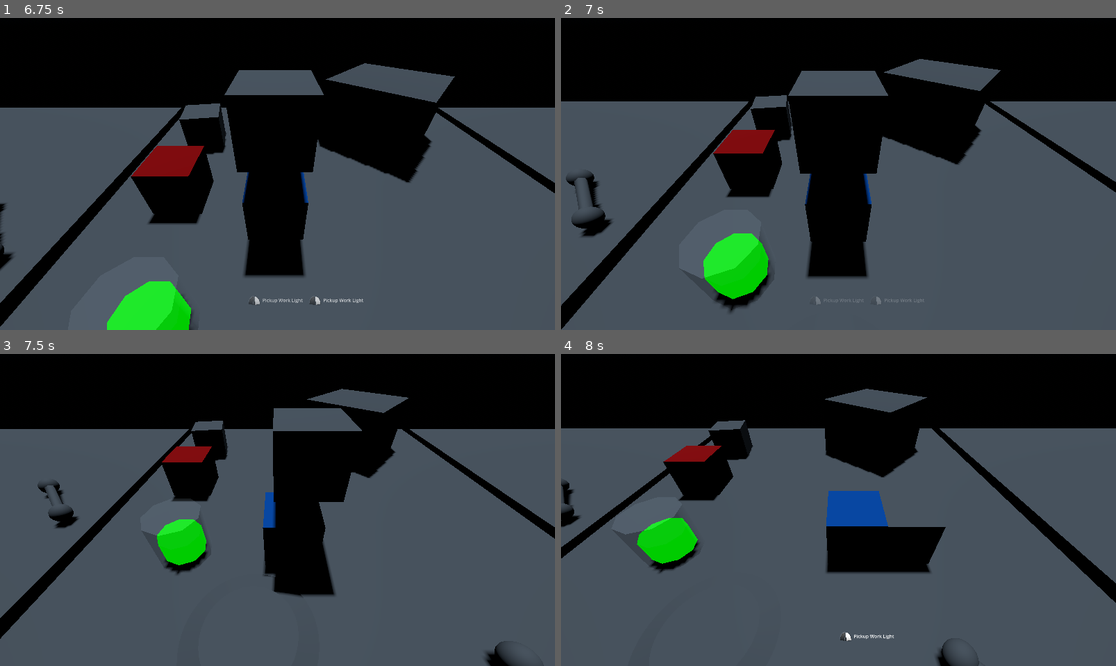
Above: before the commit, frames 1-4 (two rows, left to right).
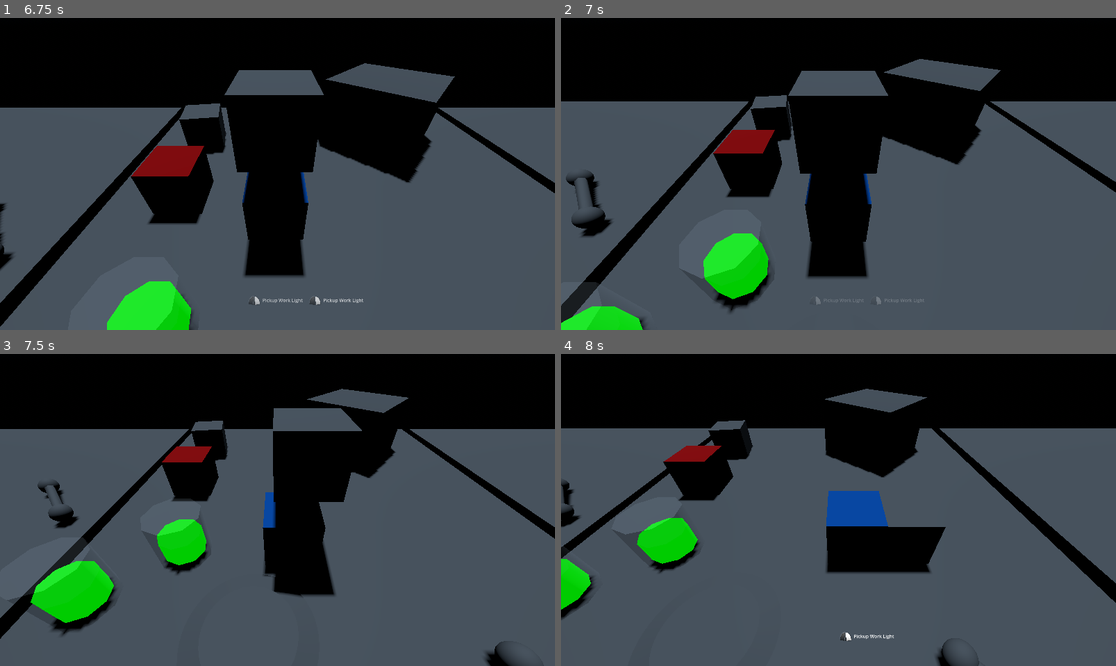
Above: after the commit, the same moments.

Repository: joshandersn/power
Game: Godot game, scene res://Scenes/main.tscn
The game is run twice, just before and just after one commit, with the same random seed, the same clock (stepped at 60 frames per second) and the same inputs.
Inputs (mouse positions are in pixels of both pictures, inside the frame that each line leads up to):
- Up to frame 1 (6.75 s): click "Play" at 0.5 s; click "Play" at 1.25 s; tap Enter (ui_accept) at 2, 2.27, 3.02, 4.52, 5.27, 6.02 s; move the mouse to (399, 158) at 2.02 s; hold D (move_right) 2.03-2.78 s; right-click (399, 158) at 2.1 s; move the mouse to (166, 189) at 2.77 s; hold S (move_down) 2.78-3.53 s; right-click (166, 189) at 2.85 s; move the mouse to (333, 105) at 3.52 s; hold D (move_right) 3.53-4.28 s; right-click (333, 105) at 3.6 s; move the mouse to (249, 236) at 4.27 s; hold W (move_up) 4.28-5.03 s; right-click (249, 236) at 4.35 s; move the mouse to (444, 220) at 5.02 s; hold A (move_left) 5.03-6.53 s; right-click (444, 220) at 5.1 s; move the mouse to (111, 127) at 5.77 s; right-click (111, 127) at 5.85 s; move the mouse to (305, 174) at 6.52 s; hold S (move_down) from 6.53 s (still down); right-click (305, 174) at 6.6 s
- Up to frame 2 (7 s): keep holding S (move_down)
- Up to frame 3 (7.5 s): move the mouse to (194, 432) at 7.27 s; release S (move_down) at 7.28 s; hold D (move_right) from 7.28 s (still down); right-click (194, 432) at 7.35 s
- Up to frame 4 (8 s): keep holding D (move_right); tap Enter (ui_accept) at 7.52 s

Frame 1 is identical in both runs. In frame 2, 1.3% of the frame differs, in the area x 0-16%, y 84-100%; in frame 3, 2.7%, in the area x 4-22%, y 58-91%; in frame 4, 0.8%.

Commit message:
charging items working

Diff:
--- a/Gadgets/boiler.gd
+++ b/Gadgets/boiler.gd
@@ -3,6 +3,7 @@
 var output: Node3D
 var power := 100000.0
 var power_current := 5.0
+const is_output := true
 
 
 func eject_object(object) -> void:
@@ -15,15 +16,19 @@
 func _on_body_entered(body: Node3D) -> void:
 	if output:
 		eject_object(output)
+		body.plugged_into = null
+		output.is_reciever = false
 		output = null
 	if body.item_resource.plug:
+		print("hey?")
 		output = body
-		body.freeze = true
-		body.plugged_into = self
-		body.global_position = $PlugPos.global_position
+		output.freeze = true
+		output.plugged_into = self
+		output.is_reciever = true
+		output.pass_power(power_current)
+		output.global_position = $PlugPos.global_position
 		$ServeTimer.start()
 
 func _on_serve_timer_timeout() -> void:
 	if power >= power_current:
 		output.pass_power(power_current)
-		print("sending ", power_current, " to ", output)
--- a/Gadgets/socket.gd
+++ b/Gadgets/socket.gd
@@ -19,6 +19,11 @@
 	var dir = Game.player_last_direction.normalized()
 	object.rotation.y = atan2(-dir.x, -dir.z)
 
+func receive_power(amt):
+	if inserted_item:
+		inserted_item.receive_power(amt)
+		inserted_item.update_item()
+
 func insert_item(object: Node3D) -> void:
 	if object.item_resource.plug:
 		if output_node:
@@ -30,24 +35,22 @@
 		object.freeze = true
 		can_insert = false
 		$InsertLimit.start()
+	elif object.item_resource.battery:
+		if inserted_item:
+			eject_object(inserted_item)
+			inserted_item = null
+			can_insert = true
+		else:
+			inserted_item = object
+			can_insert = false
+			$InsertLimit.start()
+			object.reparent($InsertPos)
+			object.position = Vector3.ZERO
+			object.freeze = true
+			if "refresh_item" in object:
+				object.refresh_item()
 	else:
-		if object.item_resource.battery:
-			if inserted_item:
-				eject_object(inserted_item)
-				inserted_item = null
-				can_insert = true
-
-			if inserted_item != object:
-				inserted_item = object
-				can_insert = false
-				$InsertLimit.start()
-				object.reparent($InsertPos)
-				object.position = Vector3.ZERO
-				object.freeze = true
-				if "refresh_item" in object:
-					object.refresh_item()
-		else:
-			push_warning("item not compatible with socket. Batteries only!")
+		push_warning("item not compatible with socket. Batteries only!")
 
 
 func _on_body_entered(body: Node3D) -> void:
--- a/Items/Battery.tscn
+++ b/Items/Battery.tscn
@@ -15,7 +15,8 @@
 emission_enabled = true
 emission = Color(0, 1, 0, 1)
 
-[sub_resource type="CylinderMesh" id="CylinderMesh_nlowt"]
+[sub_resource type="CylinderMesh" id="CylinderMesh_exp85"]
+resource_local_to_scene = true
 material = SubResource("StandardMaterial3D_wqhub")
 top_radius = 0.4
 bottom_radius = 0.4
@@ -34,4 +35,4 @@
 mesh = SubResource("CylinderMesh_hrdr8")
 
 [node name="juice" type="MeshInstance3D" parent="."]
-mesh = SubResource("CylinderMesh_nlowt")
+mesh = SubResource("CylinderMesh_exp85")
--- a/Items/battery.gd
+++ b/Items/battery.gd
@@ -1,12 +1,16 @@
 extends RigidBody3D
 
-@export var item_resource: res_item
+var item_resource: res_item
+const is_output := true
 
 # Called when the node enters the scene tree for the first time.
 func _ready() -> void:
 	item_resource = load("res://Items/Battery.tres").duplicate()
 	update_item()
 
+func receive_power(amt: int) -> void:
+	item_resource.power += amt
+
 func update_item() -> void:
 	var new_height = (item_resource.power / 100)
 	var scaled_value = new_height * 0.9
--- a/Items/plug_head.gd
+++ b/Items/plug_head.gd
@@ -3,14 +3,26 @@
 @export var item_resource: res_item
 @export var other_plug: Node3D
 @export var plugged_into: Node3D
+@export var is_reciever: bool
+var connected_to_power: bool
 
 func _ready() -> void:
 	item_resource = load("res://Items/PlugHead.tres").duplicate()
 
+func connection_established():
+	pass
+	#if plugged_into and plugged_into.is_output:
+		#other_plug.plugged_into.recieve_power()
+		#print(plugged_into.is_output)
+	#if other_plug.plugged_into:
+		#print(other_plug.plugged_into.is_output)
+
 func pass_power(amt: int):
-	item_resource.power = amt
-	if other_plug.plugged_into:
-		print("passing to ")
-		other_plug.plugged_into.recive_power(amt)
-	else:
-		print("no output in cable")
+	connected_to_power = true
+	other_plug.connected_to_power = true
+	if plugged_into and plugged_into.is_output:
+		if other_plug.plugged_into:
+			print("work")
+			other_plug.plugged_into.receive_power(amt)
+	elif other_plug.plugged_into.is_output:
+		plugged_into.receive_power(amt)
--- a/Items/work_light.gd
+++ b/Items/work_light.gd
@@ -3,6 +3,7 @@
 
 @export var item_resource: res_item
 @export var input: Node3D
+const is_output := false
 
 
 var is_inserted: bool
@@ -10,24 +11,19 @@
 func _ready() -> void:
 	item_resource = load("res://Items/WorkLight.tres").duplicate()
 
-func recive_power(_amt: int):
-	#item_resource.power += amt
+func receive_power(_amt: int):
 	update_item()
 
 func update_item() -> void:
-	print
-	if input.item_resource.power:
+	if input.connected_to_power:
+		print("getting powr")
 		$ConeLight.active = true
 	else:
 		$ConeLight.active = false
 	$ConeLight.update_item()
 
 func eject_object(object) -> void:
-	if object.item_resource.plug:
-		object.position += Vector3(0, 0.5, 0)
-	else:
-		object.position = $InsertPos.global_position
-		Game.reparent_to_world.emit(object)
+	object.position += Vector3(0, 0.5, 0)
 	object.freeze = false
 	object.linear_velocity = Game.player_last_direction * 5
 	var dir = Game.player_last_direction.normalized()
@@ -39,11 +35,11 @@
 
 func _on_plug_detect_body_entered(body: Node3D) -> void:
 	if input:
-		eject_object(input)
-		input = null
-	if body.item_resource.plug:
+		pass
+	if !input and body.item_resource.plug:
 		input = body
 		body.freeze = true
 		body.plugged_into = self
 		body.global_position = $PlugPos.global_position
+		body.connection_established()
 		update_item()
--- a/Scenes/level01.tscn
+++ b/Scenes/level01.tscn
@@ -67,17 +67,20 @@
 
 [node name="WorkLight" parent="." instance=ExtResource("4_410tk")]
 transform = Transform3D(0.544052, 0, -0.839077, 0, 1, 0, 0.839077, 0, 0.544052, 0.258043, 0.831653, 2.09793)
-item_resource = SubResource("Resource_lfl87")
+item_resource = SubResource("Resource_wtgmp")
 
 [node name="WorkLight2" parent="." instance=ExtResource("4_410tk")]
 transform = Transform3D(0.16216, 0, -0.986786, 0, 1, 0, 0.986786, 0, 0.16216, -3.62437, 0.831653, -2.48611)
-item_resource = SubResource("Resource_isxao")
+item_resource = SubResource("Resource_ll6wl")
 
 [node name="Block" parent="." instance=ExtResource("6_vu8qr")]
 transform = Transform3D(1.91333, 0, -1.64596, 0, 2.52389, 0, 1.64596, 0, 1.91333, 1.57699, 0.774811, -2.75338)
 
 [node name="Battery" parent="." instance=ExtResource("8_xfpns")]
 transform = Transform3D(1, 0, 0, 0, 1, 0, 0, 0, 1, -3.00023, 0.924251, 2.30835)
+
+[node name="Battery2" parent="." instance=ExtResource("8_xfpns")]
+transform = Transform3D(1, 0, 0, 0, 1, 0, 0, 0, 1, -4.2984, 0.924251, 3.31281)
 
 [node name="Socket" parent="." instance=ExtResource("9_akx66")]
 transform = Transform3D(1, 0, 0, 0, 1, 0, 0, 0, 1, -1.57335, 0.25, 3.83284)
--- a/Scripts/main.gd
+++ b/Scripts/main.gd
@@ -6,7 +6,7 @@
 	var new_scene = scene.instantiate()
 	$Scene.add_child(new_scene)
 
-func _input(event: InputEvent) -> void:
+func _input(_event: InputEvent) -> void:
 	if Input.is_action_just_pressed("pause"):
 		get_tree().paused = !get_tree().paused
 
Not shown: 2 places in Items/WorkLight.tscn that only renumber resources
Not shown: 2 places in Scenes/level01.tscn that only renumber resources
